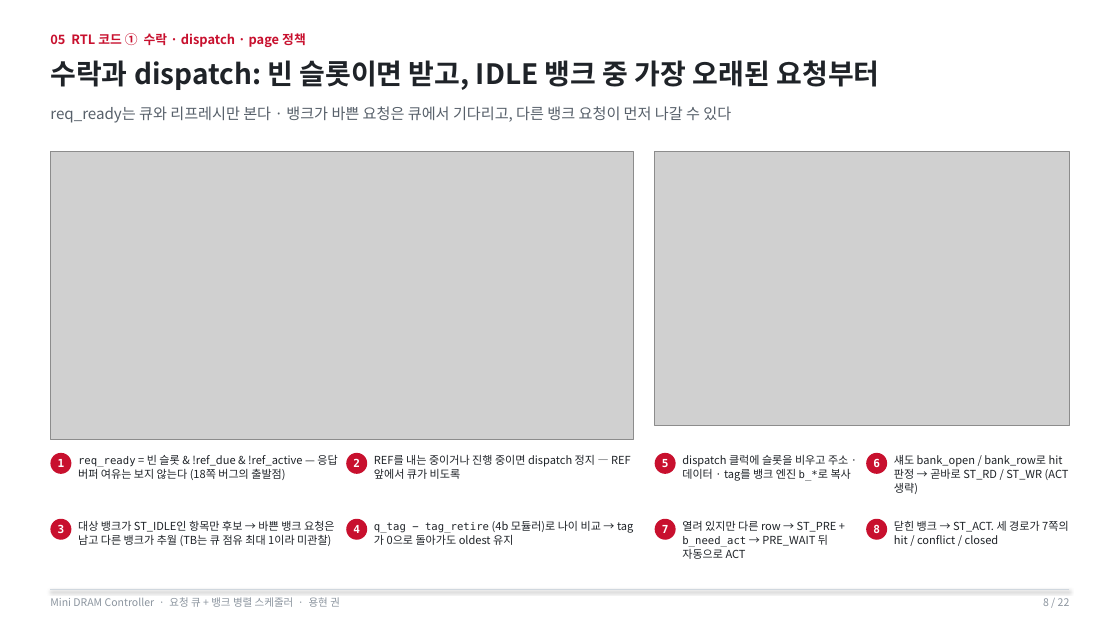
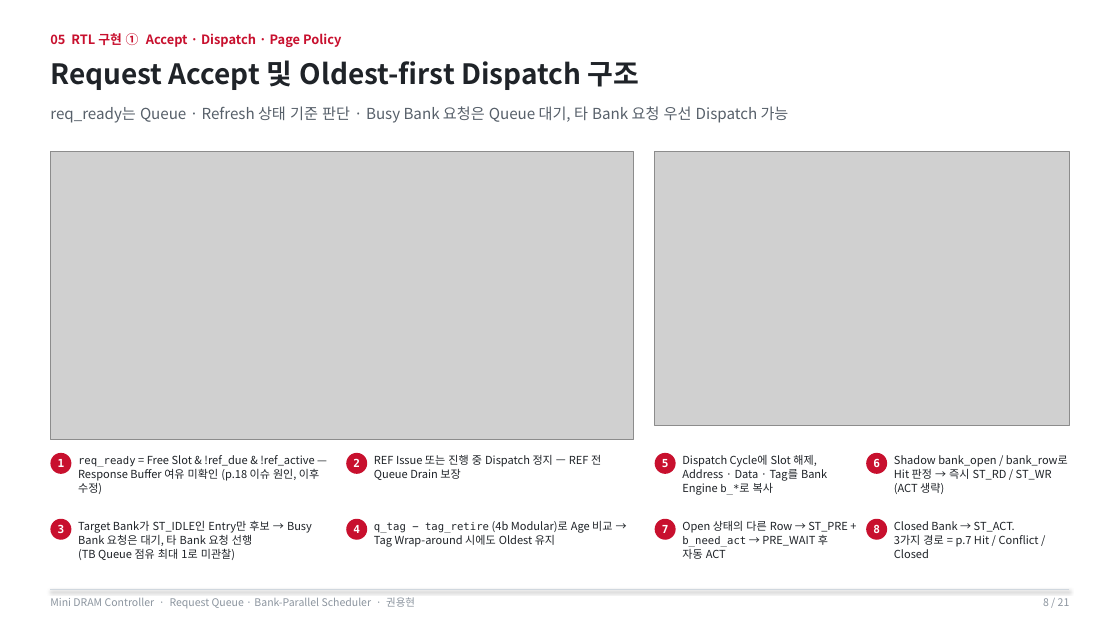
Before and after one commit to yhkwon-git/mini-dram-controller, a slide deck: slide 8 of portfolio-deck/MiniDramController_Portfolio.pptx. Drawn at 1120x630 pixels with LibreOffice and Linux fonts; fonts in the diff are those of the drawing; grey boxes stand for pictures. Boxes give left, top, right and bottom in pixels: in the first picture for what was removed or moved away, otherwise in the second. Text is boxed around its words. In the diff, an @@ line names an element or a change of style, - is before the commit and + after.

```diff
--- a/portfolio-deck/MiniDramController_Portfolio.pptx
+++ b/portfolio-deck/MiniDramController_Portfolio.pptx
@@ text at (50,33,341,47): text changed @@
-05 RTL 코드 ① 수락 · dispatch · page 정책
+05 RTL 구현 ① Accept · Dispatch · Page Policy
@@ text at (50,60,639,90): text changed @@
-수락과 dispatch: 빈 슬롯이면 받고, IDLE 뱅크 중 가장 오래된 요청부터
+Request Accept 및 Oldest-first Dispatch 구조
@@ text at (50,106,789,123): text changed @@
-req_ready는 큐와 리프레시만 본다 · 뱅크가 바쁜 요청은 큐에서 기다리고, 다른 뱅크 요청이 먼저 나갈 수 있다
+req_ready는 Queue · Refresh 상태 기준 판단 · Busy Bank 요청은 Queue 대기, 타 Bank 요청 우선 Dispatch 가능
@@ text at (78,455,319,494): text changed @@
-req_ready = 빈 슬롯 & !ref_due & !ref_active — 응답 버퍼 여유는 보지 않는다 (18쪽 버그의 출발점)
+req_ready = Free Slot & !ref_due & !ref_active — Response Buffer 여유 미확인 (p.18 이슈 원인, 이후 수정)
@@ text at (374,455,601,480): text changed @@
-REF를 내는 중이거나 진행 중이면 dispatch 정지 — REF 앞에서 큐가 비도록
+REF Issue 또는 진행 중 Dispatch 정지 — REF 전 Queue Drain 보장
@@ text at (682,455,827,495): text changed @@
-dispatch 클럭에 슬롯을 비우고 주소 · 데이터 · tag를 뱅크 엔진 b_*로 복사
+Dispatch Cycle에 Slot 해제, Address · Data · Tag를 Bank Engine b_*로 복사
@@ text at (894,455,1068,494): text changed @@
-섀도 bank_open / bank_row로 hit 판정 → 곧바로 ST_RD / ST_WR (ACT 생략)
+Shadow bank_open / bank_row로 Hit 판정 → 즉시 ST_RD / ST_WR (ACT 생략)
@@ text at (78,521,312,560): text changed @@
-대상 뱅크가 ST_IDLE인 항목만 후보 → 바쁜 뱅크 요청은 남고 다른 뱅크가 추월 (TB는 큐 점유 최대 1이라 미관찰)
+Target Bank가 ST_IDLE인 Entry만 후보 → Busy Bank 요청은 대기, 타 Bank 요청 선행
+(TB Queue 점유 최대 1로 미관찰)
@@ text at (374,521,612,547): text changed @@
-q_tag − tag_retire (4b 모듈러)로 나이 비교 → tag가 0으로 돌아가도 oldest 유지
+q_tag − tag_retire (4b Modular)로 Age 비교 → Tag Wrap-around 시에도 Oldest 유지
@@ text at (682,521,848,559): text changed @@
-열려 있지만 다른 row → ST_PRE + b_need_act → PRE_WAIT 뒤 자동으로 ACT
+Open 상태의 다른 Row → ST_PRE + b_need_act → PRE_WAIT 후
+자동 ACT
@@ text at (894,521,1039,558): text changed @@
-닫힌 뱅크 → ST_ACT. 세 경로가 7쪽의 hit / conflict / closed
+Closed Bank → ST_ACT.
+3가지 경로 = p.7 Hit / Conflict / Closed
@@ text at (50,597,415,608): text changed @@
-Mini DRAM Controller · 요청 큐 + 뱅크 병렬 스케줄러 · 용현 권
+Mini DRAM Controller · Request Queue · Bank-Parallel Scheduler · 권용현
```
Also in this commit, not shown: 20 other slides changed, 1 slide removed, 1 other file.
